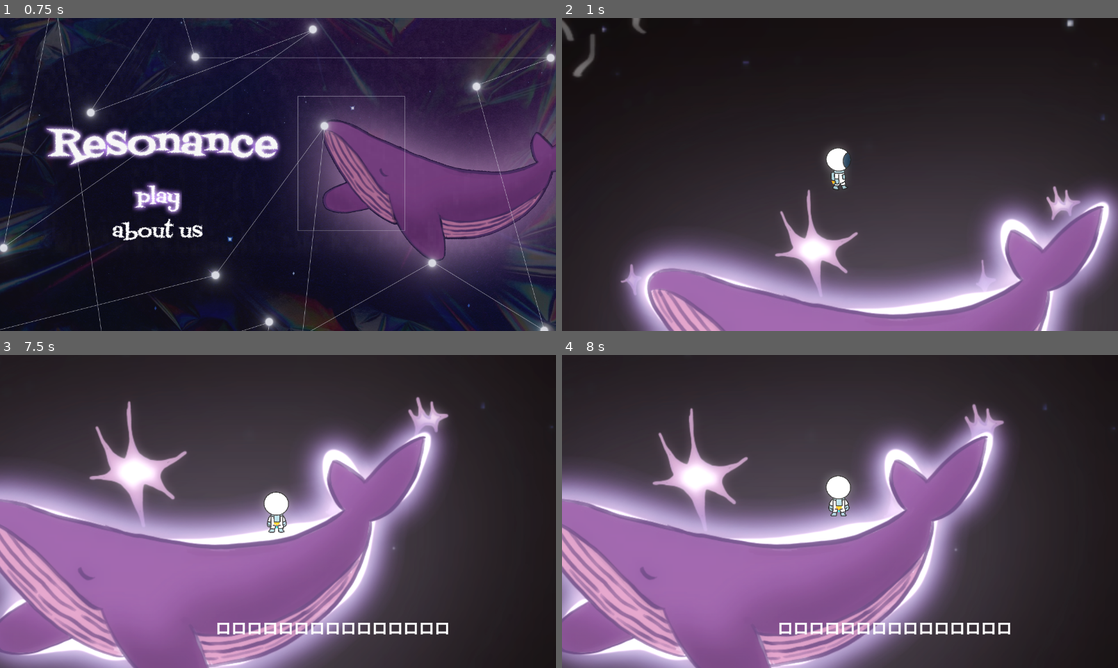
Above: before the commit, frames 1-4 (two rows, left to right).
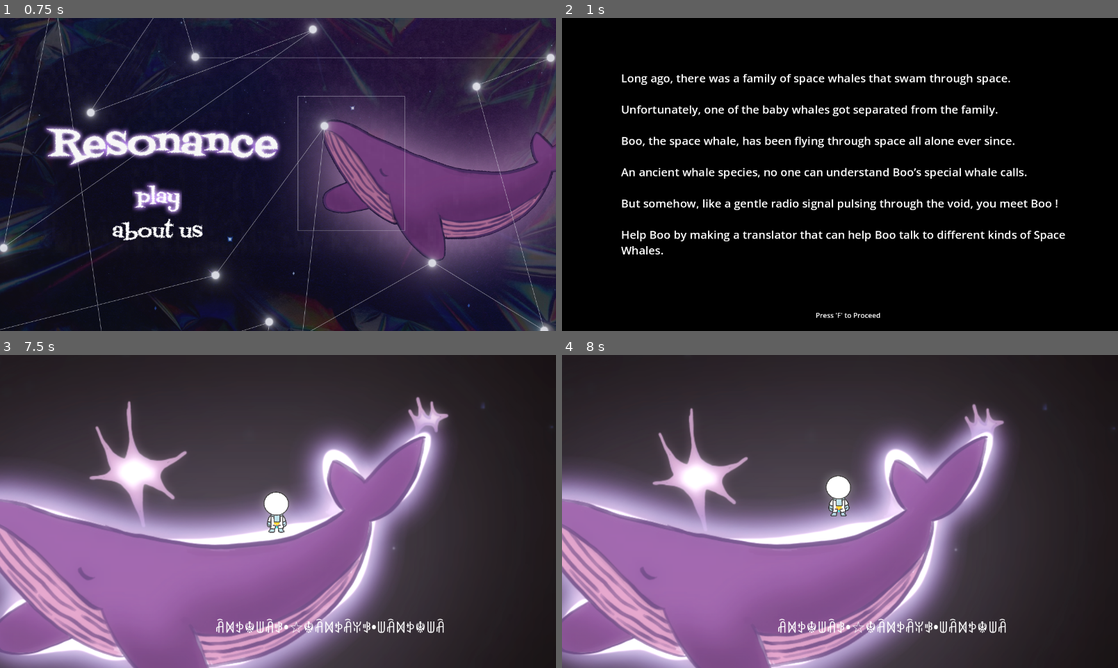
Above: after the commit, the same moments.

Repository: alexgaaranes/jame-gam-50
Game: Godot game, scene res://scenes/menu/main_menu.tscn
Same seed, same stepped clock (60 frames per second), same inputs: the game is played once before the commit and once after it. Sound files missing from this copy of the repository are replaced by a short silence.
Inputs (mouse positions are in pixels of both pictures, inside the frame that each line leads up to):
- Up to frame 1 (0.75 s): click (155, 199) at 0.5 s
- Up to frame 2 (1 s): no input
- Up to frame 3 (7.5 s): tap F (Interact) at 1.25, 1.35, 2.85, 4.35, 5.85, 7.25, 7.35 s; move the mouse to (400, 495) at 1.27 s; hold D (right) 1.28-2 s; click (400, 495) at 1.42 s; drag from (166, 527) to (250, 574) at 2.02 s; move the mouse to (333, 442) at 2.77 s; hold D (right) 2.78-3.5 s; drag from (250, 574) to (111, 464) at 3.52 s; move the mouse to (444, 558) at 4.27 s; hold A (left) 4.28-5 s; drag from (111, 464) to (194, 433) at 5.02 s; move the mouse to (305, 511) at 5.77 s; hold S (down) 5.78-6.5 s; click (305, 511) at 5.92 s; drag from (194, 433) to (166, 527) at 6.52 s; move the mouse to (400, 495) at 7.27 s; hold W (up) from 7.28 s (still down)
- Up to frame 4 (8 s): keep holding W (up)

Frame 1 is identical in both runs. In frame 2, 89% of the frame differs, in the area x 0-100%, y 0-100%; in frame 3, 1.2%; in frame 4, 1.1%.

Commit message:
feat: dialogue

Diff:
--- a/project.godot
+++ b/project.godot
@@ -25,6 +25,7 @@
 window/size/viewport_width=1280
 window/size/viewport_height=720
 window/size/resizable=false
+window/stretch/mode="viewport"
 
 [input]
 
--- a/providers/global_audio.gd
+++ b/providers/global_audio.gd
@@ -3,8 +3,11 @@
 @onready var space_ambient = preload("res://assets/audio/space ambiance.mp3")
 @onready var listen_whale = preload("res://assets/audio/whale sound.mp3")
 @onready var win_bgm = preload("res://assets/audio/win.mp3")
+@onready var menu_bgm = preload("res://assets/audio/main bg music.mp3")
+@onready var rocket_loop = preload("res://assets/audio/rocket loop.mp3")
 
 var audio_player = null
+var bgm_player = null
 var endscreen_player = null
 
 func _ready():
@@ -12,12 +15,34 @@
 	add_child(audio_player)
 
 func play_space_ambient():
-	var bgm_player = AudioStreamPlayer.new()
+	if bgm_player == null:
+		bgm_player = AudioStreamPlayer.new()
 	bgm_player.stream = space_ambient
 	add_child(bgm_player)
 	bgm_player.play()
 	await bgm_player.finished
 	bgm_player.queue_free()
+
+
+
+func play_menu_bgm():
+	if bgm_player == null:
+		bgm_player = AudioStreamPlayer.new()
+	else:
+		return
+	bgm_player.stream = menu_bgm
+	add_child(bgm_player)
+	bgm_player.play()
+	await bgm_player.finished
+	bgm_player.queue_free()
+
+func play_rocket():
+	if not audio_player.is_playing() or audio_player.get_playback_position() > 0.7:
+		audio_player.stream = rocket_loop
+		audio_player.volume_db = -20
+		audio_player.play()
+		await audio_player.finished
+		audio_player.volume_db = 0
 
 func play_listen_whale():
 	audio_player.stream = listen_whale
--- a/scenes/hud/hud.tscn
+++ b/scenes/hud/hud.tscn
@@ -31,6 +31,76 @@
 theme_override_font_sizes/font_size = 36
 text = "Press 'F' to Listen"
 
+[node name="Whale_Dialogue2" type="Label" parent="."]
+visible = false
+layout_mode = 0
+offset_left = 408.0
+offset_top = 592.0
+offset_right = 918.0
+offset_bottom = 642.0
+theme_override_font_sizes/font_size = 36
+text = "Oh ! You can understand me?"
+
+[node name="Whale_Dialogue3" type="Label" parent="."]
+visible = false
+layout_mode = 0
+offset_left = 432.0
+offset_top = 592.0
+offset_right = 942.0
+offset_bottom = 642.0
+theme_override_font_sizes/font_size = 36
+text = "Thank you for helping me."
+
+[node name="Whale_Dialogue4" type="Label" parent="."]
+visible = false
+layout_mode = 0
+offset_left = 384.0
+offset_top = 600.0
+offset_right = 950.0
+offset_bottom = 650.0
+theme_override_font_sizes/font_size = 36
+text = "Because of you, I found my voice"
+
+[node name="Whale_Dialogue5" type="Label" parent="."]
+visible = false
+layout_mode = 0
+offset_left = 384.0
+offset_top = 600.0
+offset_right = 950.0
+offset_bottom = 650.0
+theme_override_font_sizes/font_size = 36
+text = "I found others to resonate with"
+
+[node name="Whale_Dialogue6" type="Label" parent="."]
+visible = false
+layout_mode = 0
+offset_left = 432.0
+offset_top = 600.0
+offset_right = 998.0
+offset_bottom = 650.0
+theme_override_font_sizes/font_size = 36
+text = "The translator worked !!"
+
+[node name="Whale_Dialogue7" type="Label" parent="."]
+visible = false
+layout_mode = 0
+offset_left = 256.0
+offset_top = 592.0
+offset_right = 1078.0
+offset_bottom = 642.0
+theme_override_font_sizes/font_size = 36
+text = "Look at all the whale friends who came to visit !"
+
+[node name="Whale_Dialogue8" type="Label" parent="."]
+visible = false
+layout_mode = 0
+offset_left = 440.0
+offset_top = 592.0
+offset_right = 1262.0
+offset_bottom = 642.0
+theme_override_font_sizes/font_size = 36
+text = "Thank you so much <33"
+
 [node name="Galaxy_Interact_Text" type="Label" parent="."]
 visible = false
 layout_mode = 0
@@ -44,4 +114,46 @@
 [node name="Dialogue_Timer" type="Timer" parent="."]
 wait_time = 3.0
 
+[node name="ColorRect" type="ColorRect" parent="."]
+layout_mode = 0
+offset_right = 1304.0
+offset_bottom = 744.0
+color = Color(0, 0, 0, 1)
+
+[node name="RichTextLabel" type="RichTextLabel" parent="."]
+layout_mode = 0
+offset_left = 136.0
+offset_top = 120.0
+offset_right = 1184.0
+offset_bottom = 592.0
+theme_override_font_sizes/normal_font_size = 26
+text = "Long ago, there was a family of space whales that swam through space.
+
+Unfortunately, one of the baby whales got separated from the family.
+
+Boo, the space whale, has been flying through space all alone ever since.
+
+An ancient whale species, no one can understand Boo’s special whale calls.
+
+But somehow, like a gentle radio signal pulsing through the void, you meet Boo !
+
+Help Boo by making a translator that can help Boo talk to different kinds of Space Whales."
+
+[node name="Label" type="Label" parent="."]
+layout_mode = 0
+offset_left = 584.0
+offset_top = 672.0
+offset_right = 734.0
+offset_bottom = 695.0
+text = "Press 'F' to Proceed"
+
+[node name="Thank_You" type="Label" parent="."]
+visible = false
+layout_mode = 0
+offset_left = 560.0
+offset_top = 336.0
+offset_right = 732.0
+offset_bottom = 359.0
+text = "Thank you for playing!"
+
 [connection signal="timeout" from="Dialogue_Timer" to="." method="_on_dialogue_timer_timeout"]
--- a/scenes/level/game.tscn
+++ b/scenes/level/game.tscn
@@ -10,6 +10,10 @@
 [ext_resource type="Script" uid="uid://bm4ch6gyn6jl4" path="res://scenes/level/galaxy3.gd" id="7_g280g"]
 [ext_resource type="PackedScene" uid="uid://esud7bwuxrjp" path="res://scenes/player/player.tscn" id="8_bften"]
 [ext_resource type="PackedScene" uid="uid://ht2ucbxw6pqq" path="res://scenes/hud/hud.tscn" id="9_mr15t"]
+[ext_resource type="Texture2D" uid="uid://8cbjnsf5soyh" path="res://assets/blue_whale.PNG" id="11_g35fm"]
+[ext_resource type="Texture2D" uid="uid://cvuhsbokyoy4g" path="res://assets/brown_whale.PNG" id="12_g280g"]
+[ext_resource type="Texture2D" uid="uid://dsn21er6ipt4q" path="res://assets/orange_whale.PNG" id="13_bften"]
+[ext_resource type="Texture2D" uid="uid://dxd80r7kbesvk" path="res://assets/resonating_whale.PNG" id="14_mr15t"]
 
 [sub_resource type="Environment" id="Environment_2hqms"]
 background_mode = 3
@@ -37,6 +41,32 @@
 
 [node name="Whale" parent="." instance=ExtResource("3_0o7gw")]
 position = Vector2(888, 496)
+
+[node name="Other_Whale1" type="Sprite2D" parent="."]
+visible = false
+position = Vector2(1728, 184)
+texture = ExtResource("11_g35fm")
+
+[node name="Other_Whale2" type="Sprite2D" parent="."]
+visible = false
+position = Vector2(1632, 888)
+rotation = 0.332129
+texture = ExtResource("12_g280g")
+
+[node name="Other_Whale3" type="Sprite2D" parent="."]
+visible = false
+position = Vector2(336, 936)
+rotation = -0.194106
+scale = Vector2(1, 1)
+texture = ExtResource("13_bften")
+flip_h = true
+
+[node name="Other_Whale4" type="Sprite2D" parent="."]
+visible = false
+position = Vector2(184, 96)
+rotation = 0.414558
+texture = ExtResource("14_mr15t")
+flip_h = true
 
 [node name="Galaxy" parent="." instance=ExtResource("4_d3kax")]
 position = Vector2(-264, 408)
--- /dev/null
+++ b/scenes/level/other_whale_3.gd
@@ -0,0 +1 @@
+extends "res://scripts/other_whale.gd"
--- a/scenes/menu/main_menu.gd
+++ b/scenes/menu/main_menu.gd
@@ -4,7 +4,7 @@
 
 # Called when the node enters the scene tree for the first time.
 func _ready() -> void:
-	pass # Replace with function body.
+	GlobalAudio.play_menu_bgm()
 
 # Called every frame. 'delta' is the elapsed time since the previous frame.
 func _process(delta: float) -> void:
--- a/scenes/player/player.gd
+++ b/scenes/player/player.gd
@@ -12,6 +12,9 @@
 
 	var direction = ""
 	var flip = false
+
+	if xdirection or ydirection:
+		GlobalAudio.play_rocket()
 
 	# Apply movement
 	if xdirection:
--- a/scenes/whale/whale.tscn
+++ b/scenes/whale/whale.tscn
@@ -1,17 +1,20 @@
-[gd_scene load_steps=8 format=3 uid="uid://kg3kqfg2wqas"]
+[gd_scene load_steps=10 format=3 uid="uid://kg3kqfg2wqas"]
 
 [ext_resource type="Texture2D" uid="uid://dapwehj0vllfd" path="res://assets/Whale_Stars.png" id="1_3fjcf"]
 [ext_resource type="Script" uid="uid://cym2bpxyshff3" path="res://scripts/whale.gd" id="1_ab3s7"]
+[ext_resource type="Script" uid="uid://djknwgrosw0w8" path="res://scripts/state_whale.gd" id="1_axwbo"]
 [ext_resource type="Texture2D" uid="uid://dxyyl0dowklgo" path="res://assets/Whale_Glow.png" id="1_geyiy"]
 [ext_resource type="Texture2D" uid="uid://2nnst5isys2e" path="res://assets/Whale.png" id="2_3fjcf"]
 [ext_resource type="Script" uid="uid://i1wkqqvmt56u" path="res://scripts/stars.gd" id="2_mo2fg"]
 [ext_resource type="Script" uid="uid://yh1f0m11c0e1" path="res://scripts/whale_collision.gd" id="6_hwsnh"]
+[ext_resource type="Texture2D" uid="uid://x315ddhvp7vg" path="res://assets/whale_modified.PNG" id="6_t0f4v"]
 
 [sub_resource type="CapsuleShape2D" id="CapsuleShape2D_mo2fg"]
 radius = 163.0
 height = 566.0
 
 [node name="Whale" type="Node2D"]
+script = ExtResource("1_axwbo")
 
 [node name="Stars" type="Sprite2D" parent="."]
 texture = ExtResource("1_3fjcf")
@@ -25,6 +28,10 @@
 texture = ExtResource("2_3fjcf")
 script = ExtResource("1_ab3s7")
 
+[node name="Improved_Body" type="Sprite2D" parent="."]
+visible = false
+texture = ExtResource("6_t0f4v")
+
 [node name="Area2D" type="Area2D" parent="."]
 script = ExtResource("6_hwsnh")
 
--- a/scripts/GameManager.gd
+++ b/scripts/GameManager.gd
@@ -12,10 +12,15 @@
 	GlobalAudio.play_space_ambient()
 
 func _process(delta):
-	if puz1_done and puz2_done and puz3_done and not game_win:
+	if GlobalSignals.number_of_solved >= 3 and not game_win:
 		game_win = true
-		# overall win logic
+		$Other_Whale1.visible = true
+		$Other_Whale2.visible = true
+		$Other_Whale3.visible = true
+		$Other_Whale4.visible = true
 
+		# Zoom out the camera
+		$Player/Camera2D.zoom = Vector2(0.75, 0.75)
 # puzzle complete toggle
 func finish_puz1():
 	puz1_done = true
--- a/scripts/hud.gd
+++ b/scripts/hud.gd
@@ -1,4 +1,7 @@
 extends Control
+
+var on_start = true
+var dialogue = 0
 
 func _ready():
 	GlobalSignals.connect("entered_whale_collision", show_whale_interact_text)
@@ -6,6 +9,13 @@
 	GlobalSignals.connect("entered_galaxy_collision", show_galaxy_interact_text)
 	GlobalSignals.connect("exit_galaxy_collision", hide_galaxy_interact_text)
 	GlobalSignals.connect("interacted_whale", show_whale_dialogue)
+
+func _process(delta):
+	if on_start and Input.is_action_just_pressed("Interact"):
+		$ColorRect.visible = false
+		$RichTextLabel.visible = false
+		$Label.visible = false
+		on_start = false
 
 func show_whale_interact_text():
 	$Whale_Interact_Text.visible = true
@@ -25,15 +35,55 @@
 	$Whale_Dialogue.visible = true
 	match GlobalSignals.number_of_solved:
 		1:
-			$Whale_Dialogue.text = "ロロロロyロロ ロeロrロロeロ"
+			$Whale_Dialogue.text = "ꋫꁒ☬ꅐꋫyꉣꃃ ꉣꃃeꉣꃃrꋫꁒꉣꃃeꉣꁒꉣ☬ꅐ"
 		2:
-			$Whale_Dialogue.text = "ロaロ yロu ロeロr ロe?"
+			$Whale_Dialogue.text = "ꉣa☬ yꁒu ☆eꋫr ꅐe?"
 		3:
 			$Whale_Dialogue.text = "Can you hear me?"
 		_:
-			$Whale_Dialogue.text = "ロロロロロロロロロロロロロロロ"
+			$Whale_Dialogue.text = "ꋫꁒꉣ☬ꅐꋫꃃ•☆☬ꋫꁒꉣꋫꐟꃃ•ꅐꋫꁒꉣ☬ꅐꋫ"
+
+	# Start the dialogue for ending making use of timer
+
 
 
 func _on_dialogue_timer_timeout():
 	$Dialogue_Timer.stop()
-	$Whale_Dialogue.visible = false
+	match dialogue:
+		0:
+			$Whale_Dialogue.visible = false
+			dialogue += 1
+			$Dialogue_Timer.start()
+			$Whale_Dialogue2.visible = true
+		1:
+			$Whale_Dialogue2.visible = false
+			dialogue += 1
+			$Dialogue_Timer.start()
+			$Whale_Dialogue3.visible = true
+		2:
+			$Whale_Dialogue3.visible = false
+			dialogue += 1
+			$Dialogue_Timer.start()
+			$Whale_Dialogue4.visible = true
+		3:
+			$Whale_Dialogue4.visible = false
+			dialogue += 1
+			$Dialogue_Timer.start()
+			$Whale_Dialogue5.visible = true
+		4:
+			$Whale_Dialogue5.visible = false
+			dialogue += 1
+			$Dialogue_Timer.start()
+			$Whale_Dialogue6.visible = true
+		5:
+			$Whale_Dialogue6.visible = false
+			dialogue += 1
+			$Dialogue_Timer.start()
+			$Whale_Dialogue7.visible = true
+		6:
+			$Whale_Dialogue7.visible = false
+			dialogue += 1
+			$Dialogue_Timer.start()
+			$Whale_Dialogue8.visible = true
+		7:
+			$Whale_Dialogue8.visible = false
--- /dev/null
+++ b/scripts/other_whale.gd
@@ -0,0 +1,5 @@
+extends Sprite2D
+
+func _process(delta):
+	if GlobalSignals.number_of_solved >= 3:
+		visible = true
--- /dev/null
+++ b/scripts/state_whale.gd
@@ -0,0 +1,13 @@
+extends Node2D
+
+var has_changed_state = false
+
+func _ready():
+	pass
+
+func _process(delta):
+	if GlobalSignals.number_of_solved >= 3 and not has_changed_state:
+		has_changed_state = true
+		# change whale state
+		$Body.visible = false
+		$Improved_Body.visible = true
Not shown, added: assets/audio/collision.mp3.import
Not shown, added: assets/audio/electric hum (puzzles maybe).mp3.import
Not shown, added: assets/audio/gameover.mp3.import
Not shown, added: assets/audio/main bg music.mp3.import
Not shown, added: assets/audio/rocket loop.mp3.import
Not shown, added: assets/audio/space whale sound.mp3.import
Binary file added: assets/blue_whale.PNG
Not shown, added: assets/blue_whale.PNG.import
Binary file added: assets/brown_whale.PNG
Not shown, added: assets/brown_whale.PNG.import
Binary file added: assets/orange_whale.PNG
Not shown, added: assets/orange_whale.PNG.import
(and 16 more such lines)
